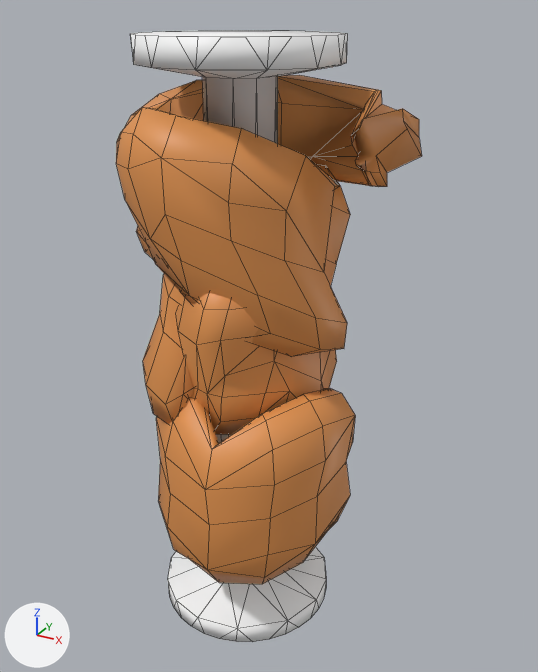
The Blender file assets/Models/tapeMeasureSpool-Wrapped.blend: old version first, new version second.
The view is the same before and after, from a camera (50 mm lens) standing at (0.683, -1.142, 1.154) and looking at (0.042, 0.024, 0.571). The lights are fixed; the arrows at lower left show +X, +Y and +Z. Mesh edges are drawn as thin lines.
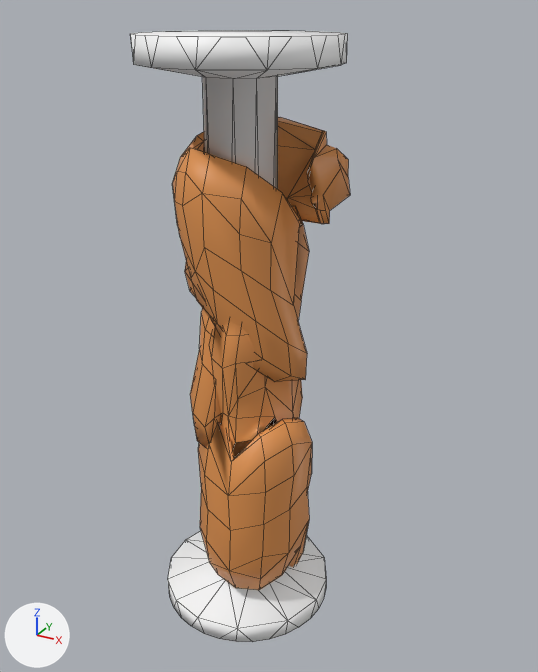
Changed parts and their boxes (x1, y1, x2, y2) in the pictures (538 x 672 px; the box of a moved part takes in the faces that stretch with it):
'Cylinder', reshaped (28% narrower)
    before: (116, 30, 422, 642)
    after: (130, 30, 350, 642)
part 1 of me_cylinder, moved or reshaped
    before: (116, 75, 422, 584)
    after: (172, 117, 350, 590)

The change in detail:
me_cylinder has 552 vertices, 694 faces and spans x -0.238..0.285, y -0.23..0.2, z -0.036..1.117.
me_cylinder is used by ob_cylinder; location (0.0, 0.0, 0.0).
me_cylinder part 1: the loose piece of 444 vertices spanning x -0.238..0.285, y -0.23..0.2, z -0.004..1.041 is multiplied about its middle by the matrix ((0.59, 0.0, 0.0), (0.0, 0.59, 0.0), (0.0, 0.0, 1.014)), then moved by (-0.001, 0.006, -0.075).
